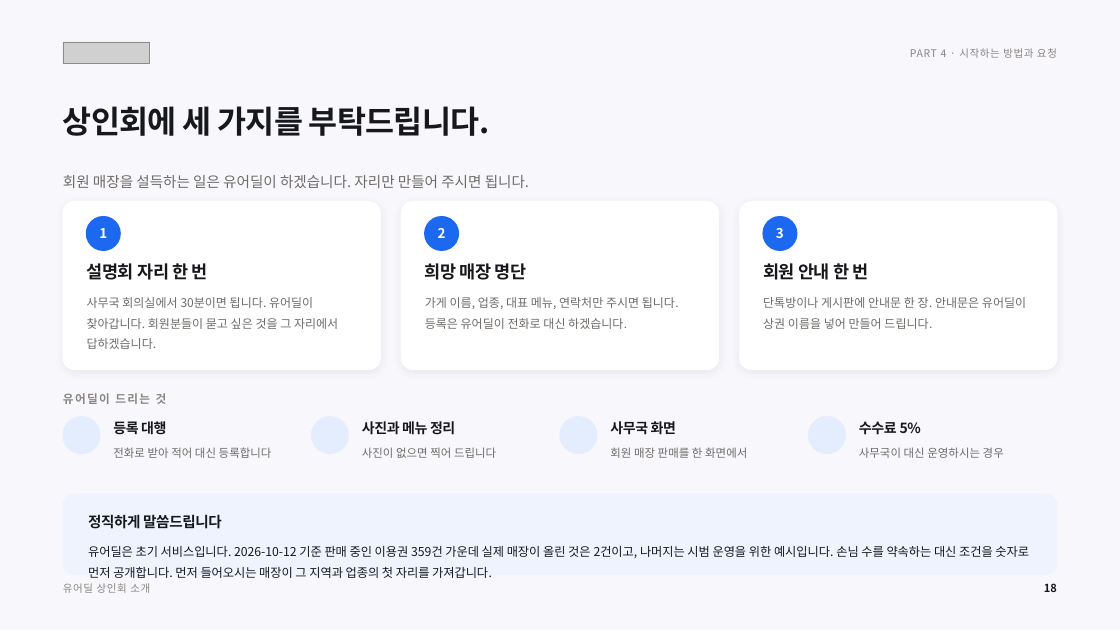
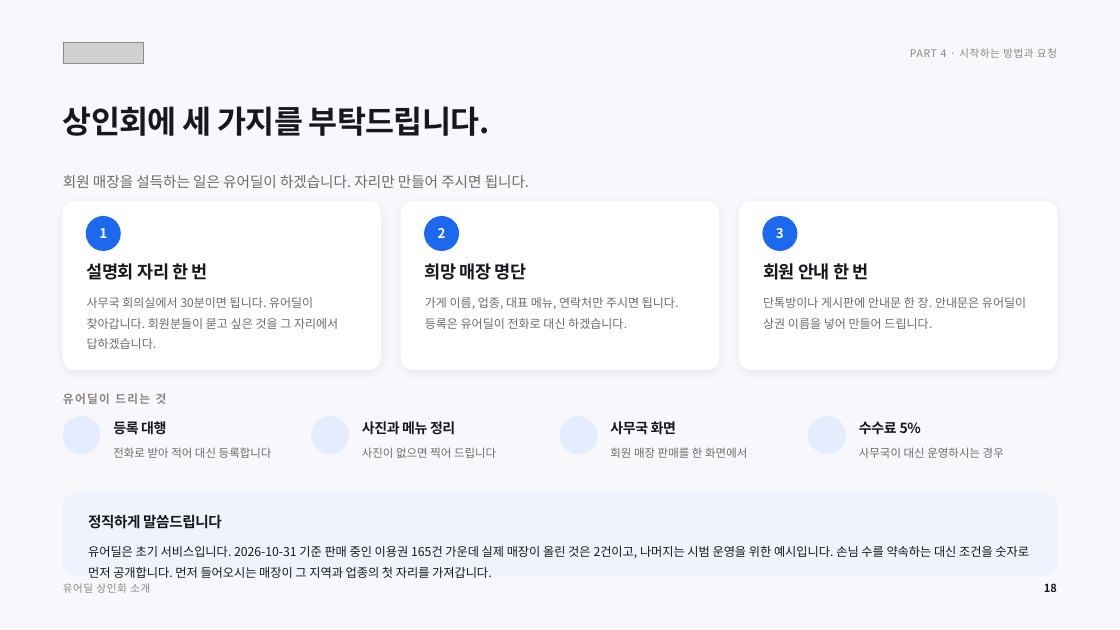
Before and after one commit to tobe2111/ur-live, a slide deck: slide 19 of docs/business/proposals/urdeal-merchant-association-deck.pptx. Drawn at 1120x630 pixels with LibreOffice and Linux fonts; fonts in the diff are those of the drawing; grey boxes stand for pictures; background and template pictures are left out. Boxes give left, top, right and bottom in pixels: in the first picture for what was removed or moved away, otherwise in the second. Text is boxed around its words. In the diff, an @@ line names an element or a change of style, - is before the commit and + after.

```diff
--- a/docs/business/proposals/urdeal-merchant-association-deck.pptx
+++ b/docs/business/proposals/urdeal-merchant-association-deck.pptx
@@ picture: place and size @@
-picture at (63, 42, 150, 64)
+picture at (63, 42, 144, 64)
@@ text at (88, 546, 1029, 578): text changed @@
-유어딜은 초기 서비스입니다. 2026-10-12 기준 판매 중인 이용권 359건 가운데 실제 매장이 올린 것은 2건이고, 나머지는 시범 운영을 위한 예시입니다. 손님 수를 약속하는 대신 조건을 숫자로 먼저 공개합니다. 먼저 들어오시는 매장이 그 지역과 업종의 첫 자리를 가져갑니다.
+유어딜은 초기 서비스입니다. 2026-10-31 기준 판매 중인 이용권 165건 가운데 실제 매장이 올린 것은 2건이고, 나머지는 시범 운영을 위한 예시입니다. 손님 수를 약속하는 대신 조건을 숫자로 먼저 공개합니다. 먼저 들어오시는 매장이 그 지역과 업종의 첫 자리를 가져갑니다.
```
Also in this commit, not shown: 19 other slides changed, 23 other files.
